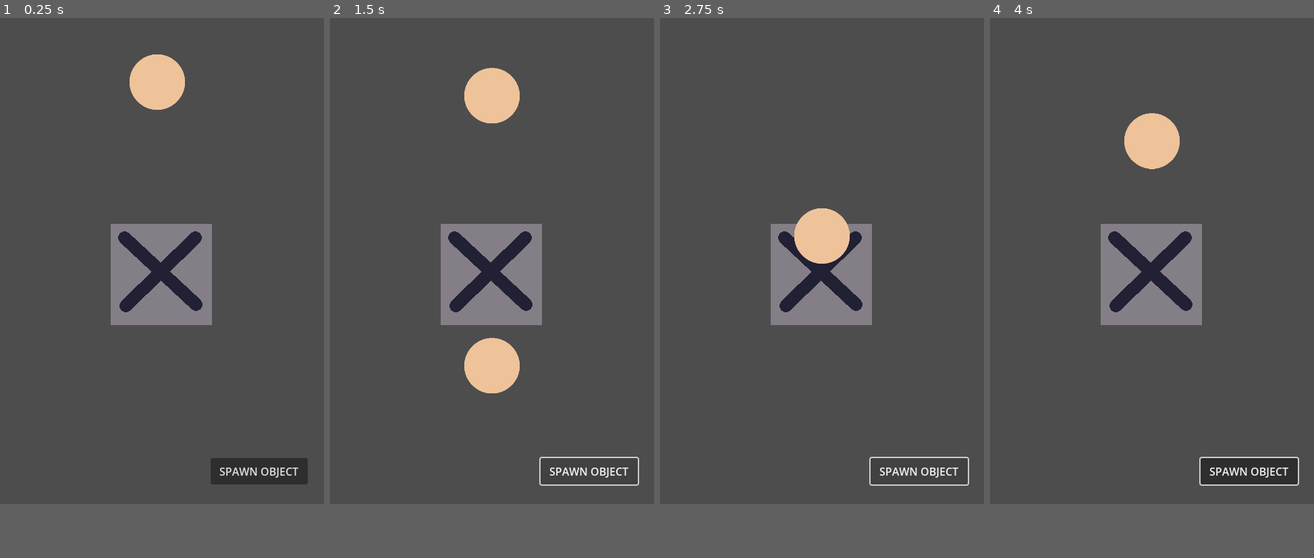
Above: before the commit, frames 1-4 (left to right).
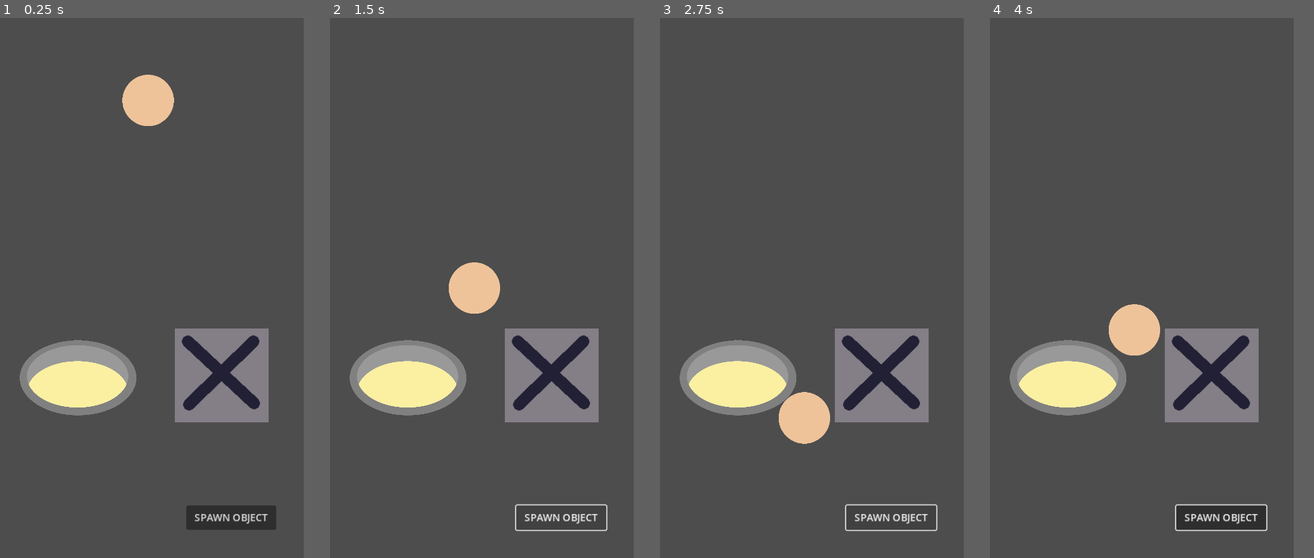
Above: after the commit, the same moments.

Repository: nathrmendoza/isv-godot-v2
Game: Godot game, scene res://scenes/level_debug.tscn
Same seed, same stepped clock (60 frames per second), same inputs: the game is played once before the commit and once after it.
Inputs (mouse positions are in pixels of both pictures, inside the frame that each line leads up to):
- Up to frame 1 (0.25 s): no input
- Up to frame 2 (1.5 s): click "SPAWN OBJECT" at 0.5 s; click "SPAWN OBJECT" at 1.25 s
- Up to frame 3 (2.75 s): click "SPAWN OBJECT" at 2 s
- Up to frame 4 (4 s): drag from (1152, 244) to (1184, 153) at 2.77 s; tap Enter at 3.5 s; drag from (1087, 288) to (1135, 358) at 3.52 s
In our replay, the window is 480x720 before the commit and 450x800 after it. These sizes can differ from the game's own. Grey fills any space a smaller window leaves; there, only what the larger window draws over its background counts as a difference.

The runs differ from the first frame. In frame 1, 19% of the frame differs, in the area x 6-95%, y 6-95%; in frame 2, 18%; in frame 3, 17%; in frame 4, 20%, in the area x 6-96%, y 17-95%.

Commit message:
updates n fixes 09/20/24: droppable areas, drag and drop

Diff:
--- a/project.godot
+++ b/project.godot
@@ -17,11 +17,15 @@
 
 [display]
 
-window/size/viewport_width=480
-window/size/viewport_height=720
+window/size/viewport_width=486
+window/size/viewport_height=864
 window/size/initial_position=Vector2i(-1, 0)
 window/stretch/mode="canvas_items"
 window/handheld/orientation=1
+
+[global_group]
+
+ingredients=""
 
 [input]
 
--- a/scenes/level_debug.tscn
+++ b/scenes/level_debug.tscn
@@ -1,15 +1,13 @@
-[gd_scene load_steps=4 format=3 uid="uid://gf6116eqikgr"]
+[gd_scene load_steps=5 format=3 uid="uid://gf6116eqikgr"]
 
 [ext_resource type="PackedScene" uid="uid://dvbw61cjjh4ty" path="res://scenes/obj_ingredient.tscn" id="1_0booi"]
 [ext_resource type="Script" path="res://scripts/debug.gd" id="1_d5xud"]
 [ext_resource type="PackedScene" uid="uid://def7o8q05t2hh" path="res://scenes/obj_droppable.tscn" id="3_xmf5l"]
+[ext_resource type="PackedScene" uid="uid://o1cgde63wpn6" path="res://scenes/obj_stove.tscn" id="4_ynn72"]
 
 [node name="LevelDebug" type="Node2D"]
 script = ExtResource("1_d5xud")
 spawn_object = ExtResource("1_0booi")
-
-[node name="ObjIngredient" parent="." instance=ExtResource("1_0booi")]
-position = Vector2(233, 66)
 
 [node name="Button" type="Button" parent="."]
 z_index = 1
@@ -18,15 +16,24 @@
 anchor_top = 1.0
 anchor_right = 0.5
 anchor_bottom = 1.0
-offset_left = 312.0
-offset_top = 652.0
-offset_right = 456.0
-offset_bottom = 691.0
+offset_left = 298.0
+offset_top = 780.0
+offset_right = 442.0
+offset_bottom = 819.0
 grow_horizontal = 2
 grow_vertical = 0
 text = "SPAWN OBJECT"
 
 [node name="ObjDroppable" parent="." instance=ExtResource("3_xmf5l")]
-position = Vector2(239, 380)
+position = Vector2(355, 572)
+
+[node name="ObjIngredient" parent="." instance=ExtResource("1_0booi")]
+position = Vector2(237, 103)
+
+[node name="ObjStove" parent="." instance=ExtResource("4_ynn72")]
+position = Vector2(125, 566)
+
+[node name="SpawnLocation" type="Marker2D" parent="."]
+position = Vector2(231, 417)
 
 [connection signal="pressed" from="Button" to="." method="_on_button_pressed"]
--- a/scenes/obj_ingredient.tscn
+++ b/scenes/obj_ingredient.tscn
@@ -19,7 +19,7 @@
 "texture": ExtResource("2_5be8i")
 }],
 "loop": true,
-"name": &"default",
+"name": &"raw",
 "speed": 5.0
 }]
 
@@ -29,7 +29,7 @@
 [sub_resource type="RectangleShape2D" id="RectangleShape2D_s7vqb"]
 size = Vector2(84, 84)
 
-[node name="ObjIngredient" type="RigidBody2D"]
+[node name="ObjIngredient" type="RigidBody2D" groups=["ingredients"]]
 z_index = 1
 input_pickable = true
 freeze_mode = 1
@@ -40,6 +40,7 @@
 [node name="AnimatedSprite2D" type="AnimatedSprite2D" parent="."]
 scale = Vector2(0.55, 0.55)
 sprite_frames = SubResource("SpriteFrames_ecpfl")
+animation = &"raw"
 
 [node name="CollisionShape2D" type="CollisionShape2D" parent="."]
 shape = SubResource("CircleShape2D_2xsmm")
@@ -55,4 +56,6 @@
 disabled = true
 debug_color = Color(0.800267, 0.407681, 0.284905, 0.42)
 
+[connection signal="body_entered" from="." to="." method="_on_body_entered"]
+[connection signal="body_exited" from="." to="." method="_on_body_exited"]
 [connection signal="input_event" from="." to="." method="_on_input_event"]
--- /dev/null
+++ b/scenes/obj_stove.tscn
@@ -0,0 +1,100 @@
+[gd_scene load_steps=13 format=3 uid="uid://o1cgde63wpn6"]
+
+[ext_resource type="Texture2D" uid="uid://dxcwj06j2dik0" path="res://sprites/stove/spr_stove_cooking_1.png" id="1_1gc15"]
+[ext_resource type="Script" path="res://scripts/bhv_stove.gd" id="1_815hk"]
+[ext_resource type="Texture2D" uid="uid://w6ell54oayk7" path="res://sprites/stove/spr_stove_cooking_2.png" id="2_604ah"]
+[ext_resource type="Texture2D" uid="uid://c4173628cns5" path="res://sprites/stove/spr_stove_cooking_3.png" id="3_5ivjn"]
+[ext_resource type="Texture2D" uid="uid://dmtfvnfj631uf" path="res://sprites/stove/spr_stove_cooking_4.png" id="4_ldc6d"]
+[ext_resource type="Texture2D" uid="uid://cadk7kcu435v2" path="res://sprites/stove/spr_stove_cooking_5.png" id="5_cx6i0"]
+[ext_resource type="Texture2D" uid="uid://ci5w002itewll" path="res://sprites/stove/spr_stove_cooking_6.png" id="6_tejua"]
+[ext_resource type="Texture2D" uid="uid://bguih881fbn6b" path="res://sprites/stove/spr_stove_cooking_7.png" id="7_ffyi4"]
+[ext_resource type="Texture2D" uid="uid://jhwbiw2h2eu7" path="res://sprites/stove/spr_stove_cooking_8.png" id="8_bi7iw"]
+[ext_resource type="Texture2D" uid="uid://cwbps8c7vxl6d" path="res://sprites/stove/spr_stove_default.png" id="9_qoufn"]
+[ext_resource type="Texture2D" uid="uid://sjfej8augshp" path="res://sprites/stove/spr_clip_mask.png" id="11_h36gh"]
+
+[sub_resource type="SpriteFrames" id="SpriteFrames_x37j2"]
+animations = [{
+"frames": [{
+"duration": 1.0,
+"texture": ExtResource("1_1gc15")
+}, {
+"duration": 1.0,
+"texture": ExtResource("2_604ah")
+}, {
+"duration": 1.0,
+"texture": ExtResource("3_5ivjn")
+}, {
+"duration": 1.0,
+"texture": ExtResource("4_ldc6d")
+}, {
+"duration": 1.0,
+"texture": ExtResource("5_cx6i0")
+}, {
+"duration": 1.0,
+"texture": ExtResource("6_tejua")
+}, {
+"duration": 1.0,
+"texture": ExtResource("7_ffyi4")
+}, {
+"duration": 1.0,
+"texture": ExtResource("8_bi7iw")
+}],
+"loop": true,
+"name": &"cooking",
+"speed": 24.0
+}, {
+"frames": [{
+"duration": 1.0,
+"texture": ExtResource("9_qoufn")
+}],
+"loop": true,
+"name": &"default",
+"speed": 5.0
+}]
+
+[node name="ObjStove" type="Node2D"]
+script = ExtResource("1_815hk")
+
+[node name="AnimatedSprite2D" type="AnimatedSprite2D" parent="."]
+scale = Vector2(0.2, 0.2)
+sprite_frames = SubResource("SpriteFrames_x37j2")
+frame_progress = 0.495441
+
+[node name="Area2D" type="Area2D" parent="."]
+
+[node name="CollisionPolygon2D" type="CollisionPolygon2D" parent="Area2D"]
+polygon = PackedVector2Array(0, -50, -23, -49, -47, -42, -67, -33, -80, -21, -88, -11, -92, 0, -93, 7, -93, 15, -90, 26, -85, 35, -75, 46, -62, 55, -46, 62, -29, 67, -15, 69, 0, 70, 17, 69, 33, 66, 43, 63, 51, 60, 60, 56, 66.4338, 51.7108, 72, 48, 79, 42, 84, 36, 89, 28, 92, 20, 93, 14, 93, 5, 91, -4, 88, -10, 82, -19, 73, -28, 59, -37, 47, -42, 35, -46, 13, -50)
+
+[node name="ParentMask" type="Sprite2D" parent="."]
+clip_children = 1
+position = Vector2(-5.68434e-14, -6)
+scale = Vector2(0.2, 0.2)
+texture = ExtResource("11_h36gh")
+
+[node name="Position1" type="Marker2D" parent="ParentMask"]
+position = Vector2(-225, 30)
+scale = Vector2(5, 5)
+
+[node name="Position2" type="Marker2D" parent="ParentMask"]
+position = Vector2(2.84217e-13, 30)
+scale = Vector2(5, 5)
+
+[node name="Position3" type="Marker2D" parent="ParentMask"]
+position = Vector2(225, 30)
+scale = Vector2(5, 5)
+
+[node name="Position4" type="Marker2D" parent="ParentMask"]
+position = Vector2(-225, 180)
+scale = Vector2(5, 5)
+
+[node name="Position5" type="Marker2D" parent="ParentMask"]
+position = Vector2(2.84217e-13, 180)
+scale = Vector2(5, 5)
+
+[node name="Position6" type="Marker2D" parent="ParentMask"]
+position = Vector2(225, 180)
+scale = Vector2(5, 5)
+
+[connection signal="body_entered" from="Area2D" to="." method="_on_area_2d_body_entered"]
+[connection signal="body_exited" from="Area2D" to="." method="_on_area_2d_body_exited"]
+[connection signal="input_event" from="Area2D" to="." method="_on_area_2d_input_event"]
--- a/scripts/bhv_droppable.gd
+++ b/scripts/bhv_droppable.gd
@@ -1,9 +1,7 @@
 extends Node2D
-
 
 func _on_area_2d_body_entered(body: Node2D) -> void:
 	print_debug('body entered', body)
 
-
 func _on_area_2d_body_exited(body: Node2D) -> void:
 	print_debug('body exited', body)
--- a/scripts/bhv_ingredient.gd
+++ b/scripts/bhv_ingredient.gd
@@ -1,11 +1,13 @@
 extends RigidBody2D
+
+#ingredient specific properties
+@export_range(1, 15, 1) var cook_timer: int = 3
 
 @onready var animated_sprite: AnimatedSprite2D = $AnimatedSprite2D
 @onready var collision_body: CollisionShape2D = $CollisionShape2D
 @onready var shape_collider: CollisionShape2D = $Area2D/Shape
 
 var is_dragging: bool = false
-var is_cooking: bool = false
 var cooked: bool = false
 var draggable: bool = true
 
@@ -14,7 +16,7 @@
 var pointer_velocity: Vector2
 
 var throw_force_mult: float = 15.0
-var throw_max_velocity: float = 50.0
+var throw_max_velocity: float = 30.0
 
 var offscreen_margin: float
 var viewport_height: float
@@ -85,3 +87,34 @@
 				return abs(local_point - circle_center).length() <= collision_body.shape.radius
 	#fallback
 	return false
+
+#stove cooking handler (triggered from stove)
+func start_cooking(cooking_position: Vector2):
+	if not cooked:
+		draggable = false
+		global_position = cooking_position
+		set_deferred('freeze', true)
+		hide()
+
+func finish_cooking():
+	show()
+	cooked = true
+	draggable = true
+	animated_sprite.animation = 'cooked'
+	freeze = false
+	_tween_pop_off('right')
+
+#getting texture from animation (single frame only)
+func get_anim_texture(state: String) -> Texture2D:
+	var sprite_frames = animated_sprite.get_sprite_frames()
+	return sprite_frames.get_frame_texture(state, 0)
+
+#tween
+func _tween_pop_off(direction: String):
+	match direction:
+		'straight':
+			apply_central_impulse(Vector2(0, -500))
+		'left':
+			apply_central_impulse(Vector2(-150, -500))
+		'right':
+			apply_central_impulse(Vector2(150, -500))
--- /dev/null
+++ b/scripts/bhv_stove.gd
@@ -0,0 +1,94 @@
+extends Node
+
+const MAX_COOK = 6
+var cooking_slots: Array
+var cooking_sprites: Array
+var cooking_tweens: Array
+
+var colliding_body_ref = null
+
+@onready var cooking_positions: Array = [
+	$ParentMask/Position1,
+	$ParentMask/Position2,
+	$ParentMask/Position3,
+	$ParentMask/Position4,
+	$ParentMask/Position5,
+	$ParentMask/Position6
+]
+
+#load child sprites under mask
+@onready var sprite_parent: Sprite2D = $ParentMask
+@onready var animated_sprite: AnimatedSprite2D = $AnimatedSprite2D
+
+# Called when the node enters the scene tree for the first time.
+func _ready() -> void:
+	cooking_slots = [null, null, null, null, null, null]
+	cooking_sprites = [null, null, null, null, null, null]
+	cooking_tweens = [null, null, null, null, null, null]
+
+func can_accept_ingredient() -> bool:
+	return cooking_slots.count(null) > 0
+
+func get_available_slot() -> int:
+	return cooking_slots.find(null)
+
+#stove start cooking
+func start_cooking(ingredient):
+	var slot = get_available_slot()
+	if slot == -1: return false
+
+	cooking_slots[slot] = ingredient
+	ingredient.start_cooking(cooking_positions[slot].global_position)
+
+	#change stove animation
+	animated_sprite.animation = 'cooking'
+	animated_sprite.play()
+
+	#instantiate ingredient sprite
+	var sprite = Sprite2D.new()
+	sprite.texture = ingredient.get_anim_texture('raw')
+	sprite.position = cooking_positions[slot].position
+
+	#add the sprite as child to mask
+	sprite_parent.add_child(sprite)
+	cooking_sprites[slot] = sprite
+
+	#add bouncing tween to sprite instantiated
+	var tween = create_tween()
+	tween.set_loops().set_trans(Tween.TRANS_LINEAR).set_ease(Tween.EASE_IN_OUT)
+	tween.tween_property(sprite, 'position:y', sprite.position.y - 6, 0.25)
+	tween.tween_property(sprite, 'position:y', sprite.position.y, 0.15)
+	cooking_tweens[slot] = tween
+
+	#create cooking timer signal that triggers finish method
+	get_tree().create_timer(ingredient.cook_timer).timeout.connect(
+		finish_cooking.bind(slot)
+	)
+
+#stove finished cooking
+func finish_cooking(slot: int):
+	animated_sprite.animation = 'default'
+	var ingredient = cooking_slots[slot]
+
+	#clear slots
+	if ingredient:
+		ingredient.finish_cooking()
+		cooking_slots[slot] = null
+		cooking_sprites[slot].queue_free()
+		cooking_sprites[slot] = null
+		cooking_tweens[slot].kill()
+		cooking_tweens[slot] = null
+
+#check for colliding bodies, start cooking method if has group ingredients
+func _on_area_2d_body_entered(colliding_body: Node2D) -> void:
+	if colliding_body.is_in_group('ingredients') and colliding_body.cooked != true:
+		colliding_body_ref = colliding_body
+
+func _on_area_2d_body_exited(colliding_body: Node2D) -> void:
+	if colliding_body_ref == colliding_body:
+		colliding_body_ref = null
+
+func _on_area_2d_input_event(viewport: Node, event: InputEvent, shape_idx: int) -> void:
+	if event is InputEventMouseButton and event.button_index == MOUSE_BUTTON_LEFT:
+		if event.pressed == false and colliding_body_ref:
+			start_cooking(colliding_body_ref)
--- a/scripts/debug.gd
+++ b/scripts/debug.gd
@@ -1,8 +1,9 @@
 extends Node2D
 
 @export var spawn_object: PackedScene
+@onready var spawn_location: Marker2D = $SpawnLocation
 
 func _on_button_pressed() -> void:
 	var test_object = spawn_object.instantiate()
-	test_object.global_position = Vector2(240, 100)
+	test_object.global_position = spawn_location.global_position
 	add_child(test_object)
Binary file added: sprites/stove/spr_clip_mask.png
Not shown, added: sprites/stove/spr_clip_mask.png.import
Binary file added: sprites/stove/spr_stove_cooking_1.png
Not shown, added: sprites/stove/spr_stove_cooking_1.png.import
Binary file added: sprites/stove/spr_stove_cooking_2.png
Not shown, added: sprites/stove/spr_stove_cooking_2.png.import
Binary file added: sprites/stove/spr_stove_cooking_3.png
Not shown, added: sprites/stove/spr_stove_cooking_3.png.import
Binary file added: sprites/stove/spr_stove_cooking_4.png
Not shown, added: sprites/stove/spr_stove_cooking_4.png.import
Binary file added: sprites/stove/spr_stove_cooking_5.png
Not shown, added: sprites/stove/spr_stove_cooking_5.png.import
(and 8 more such lines)
